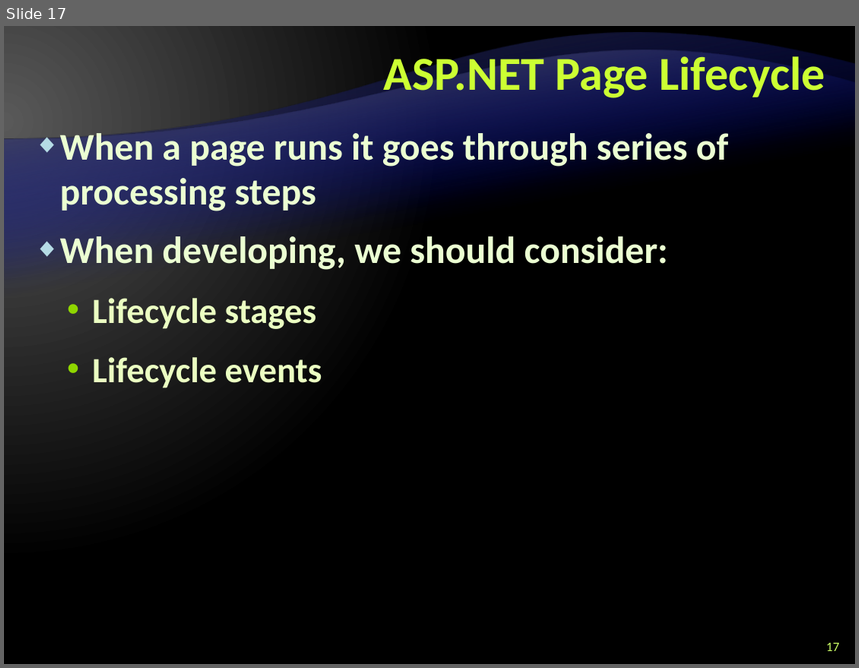
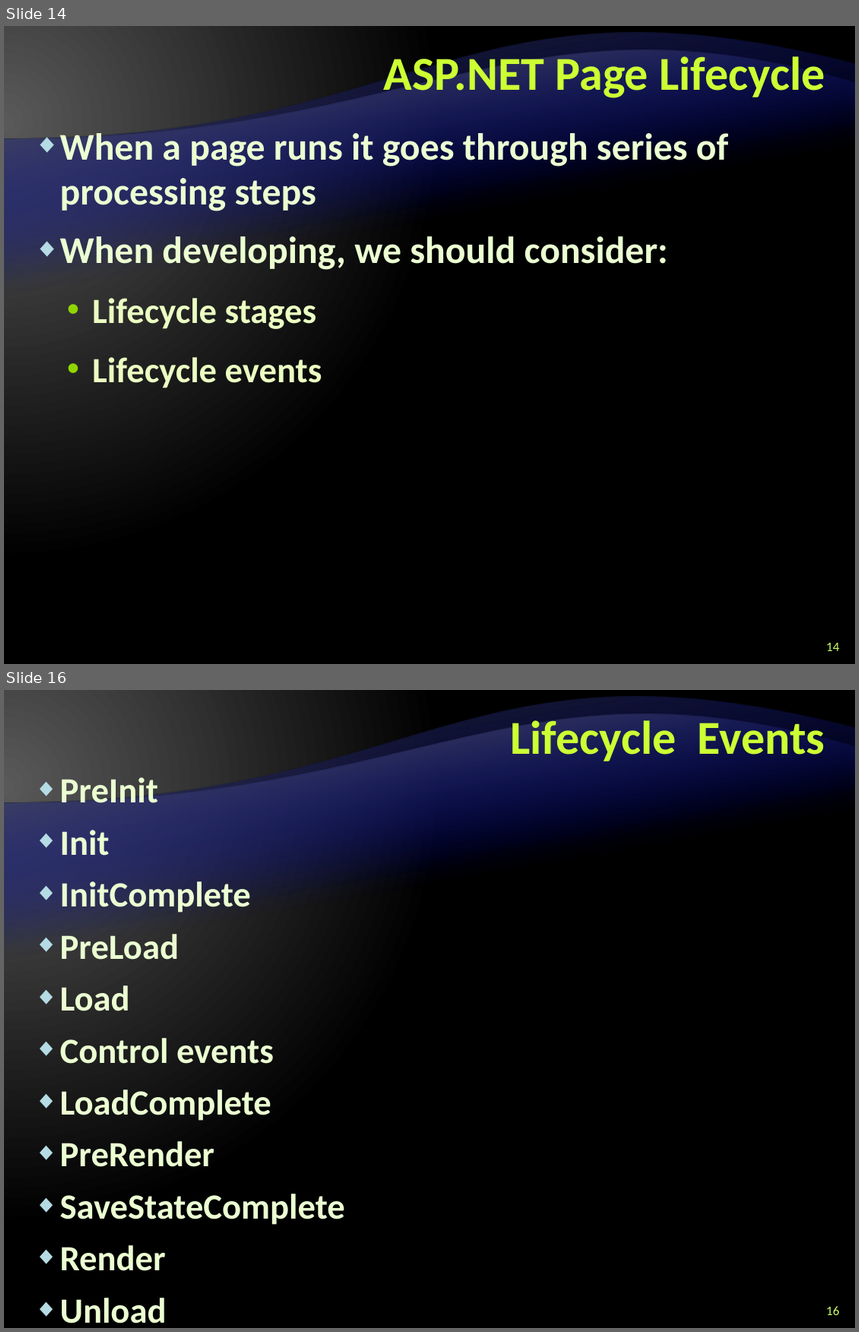
Before and after one commit to Graveheart/aspnetcourse, a slide deck: lectures/8. ASP.NET – Part I.pptx. Shown one above the other, each under a label of ours: slide 17 before the commit, slides 14 and 16 after it; the slides between them are not shown. The pictures are 859x668 and 859x1332 pixels, drawn with LibreOffice and Linux fonts; fonts in the diff are those of the drawing; background and template pictures are left out. Boxes give left, top, right and bottom in pixels: in the first picture for what was removed or moved away, otherwise in the second. Text is boxed around its words. In the diff, an @@ line names an element or a change of style, - is before the commit and + after.

```diff
--- a/lectures/8. ASP.NET – Part I.pptx
+++ b/lectures/8. ASP.NET – Part I.pptx
@@ slide 16 added at bbox=[4, 690, 855, 1328], background gradient #595959 to #000000; not listed: 2 template elements that a slide beside it also shows @@
@@ title added at bbox=[510, 714, 826, 761], 40 pt, text #CCFF33, bold @@
+Lifecycle Events
@@ text added at bbox=[60, 773, 345, 1271], 30 pt, text #EBFFD2, bold @@
+◆ PreInit
+◆ Init
+◆ InitComplete
+◆ PreLoad
+◆ Load
+◆ Control events
+◆ LoadComplete
+◆ PreRender
+◆ SaveStateComplete
+◆ Render
+◆ Unload
@@ page number added at bbox=[826, 1306, 839, 1315], 11 pt, text #CCFF66 @@
+16
@@ what was slide 17 is now slide 14 @@
@@ page number at bbox=[826, 643, 839, 651]: text changed @@
-17
+14
```
Also in this commit, not shown: 3 slides changed, 23 other slides added, 1 slide removed.
